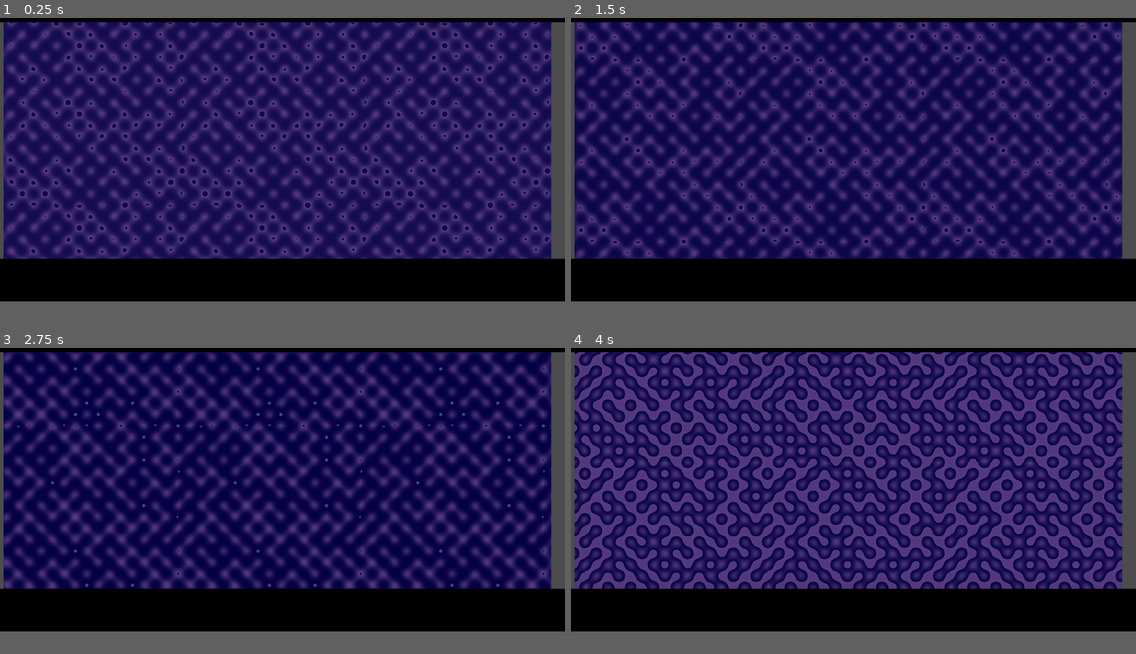
Above: before the commit, frames 1-4 (two rows, left to right).
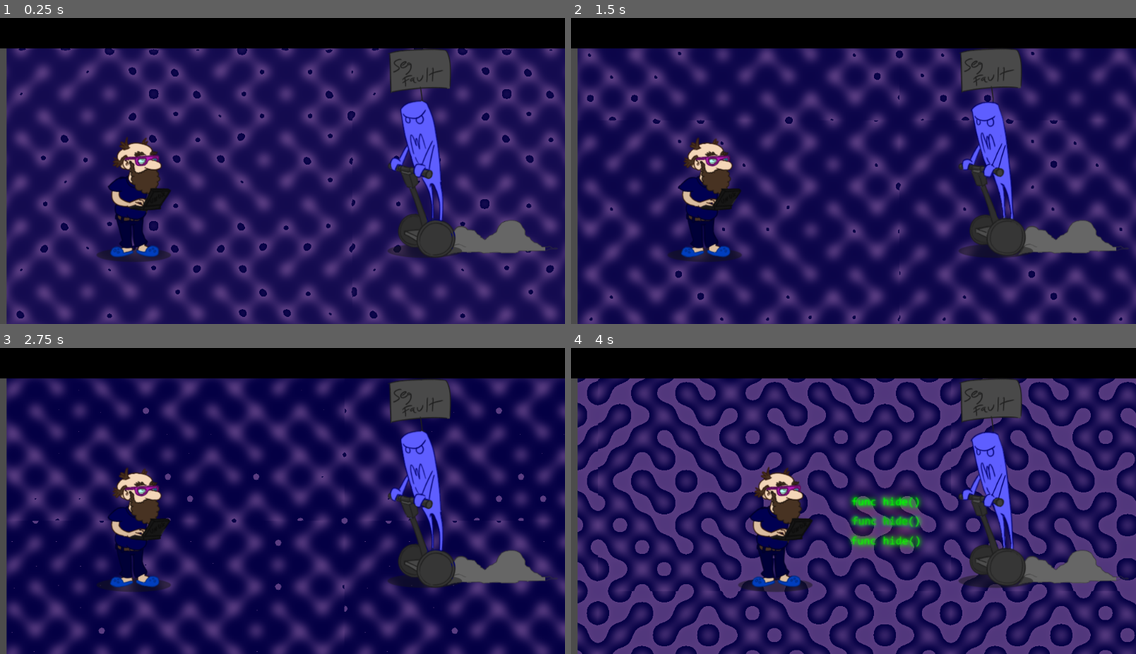
Above: after the commit, the same moments.

Repository: Alexander-Hjelm/bearded-programmer-sven
Game: Godot game, scene res://MainScene.tscn
Two runs of this game, one before a commit and one after it. Both use one fixed random seed, a clock stepped at 60 frames per second and the inputs below. Before the commit the project has no main scene; this scene is started directly in both runs.
Inputs:
- Up to frame 1 (0.25 s): no input
- Up to frame 2 (1.5 s): hold U 0.53-1.28 s; tap H at 1.35 s
- Up to frame 3 (2.75 s): hold U from 2.03 s (still down)
- Up to frame 4 (4 s): release U at 2.78 s; tap H at 2.85 s; hold U from 3.53 s (still down)
In our replay, the window is 800x436 before the commit and 800x468 after it. These sizes can differ from the game's own. Grey fills any space a smaller window leaves; there, only what the larger window draws over its background counts as a difference.

The runs differ from the first frame. In frame 1, 55% of the frame differs, in the area x 0-100%, y 1-100%; in frame 2, 57%; in frame 3, 57%; in frame 4, 70%.
Error before the commit: Parse Error: The identifier "item_database" isn't declared in the current scope. (res://Script/character.gd:79)

Commit message:
Combat fixes

Diff:
--- a/Scenes/Actor/AnimatedActor.gd
+++ b/Scenes/Actor/AnimatedActor.gd
@@ -56,5 +56,5 @@
 
 
 func show_hurt_fx():
-	var hurt_fx_instance = hurt_fx.instance
+	var hurt_fx_instance = hurt_fx.instance()
 	add_child(hurt_fx_instance)
--- a/Script/combat_manager.gd
+++ b/Script/combat_manager.gd
@@ -21,6 +21,7 @@
 	_characters_by_team[1] = []
 
 	_hurt_timer = Timer.new()
+	_hurt_timer.one_shot = true
 	add_child(_hurt_timer)
 	_hurt_timer.connect("timeout", self, "on_hurt_timer_timeout")
 
--- a/project.godot
+++ b/project.godot
@@ -63,12 +63,15 @@
 [application]
 
 config/name="bearded-programmer-sven"
+run/main_scene="res://MainScene.tscn"
 config/icon="res://icon.png"
 
-[display]
+[autoload]
 
-window/size/width=1980
-window/size/height=1080
+item_database="*res://Script/item_database.gd"
+character_database="*res://Script/character_database.gd"
+element_database="*res://Script/element_database.gd"
+combat_manager="*res://Script/combat_manager.gd"
 
 [rendering]
 
